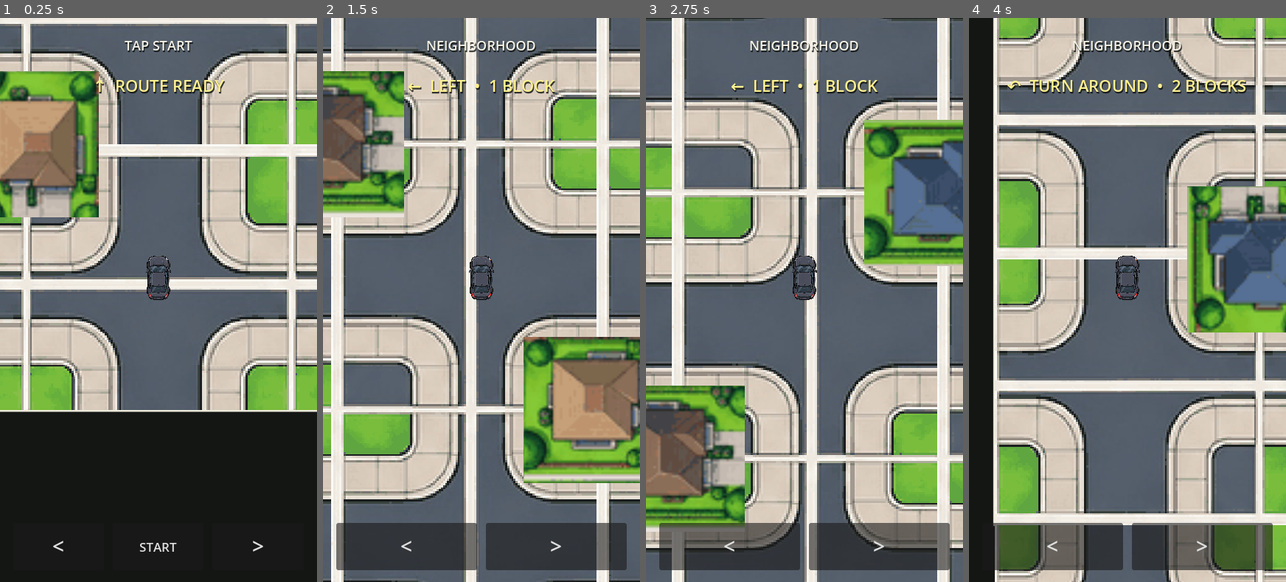
Above: before the commit, frames 1-4 (left to right).
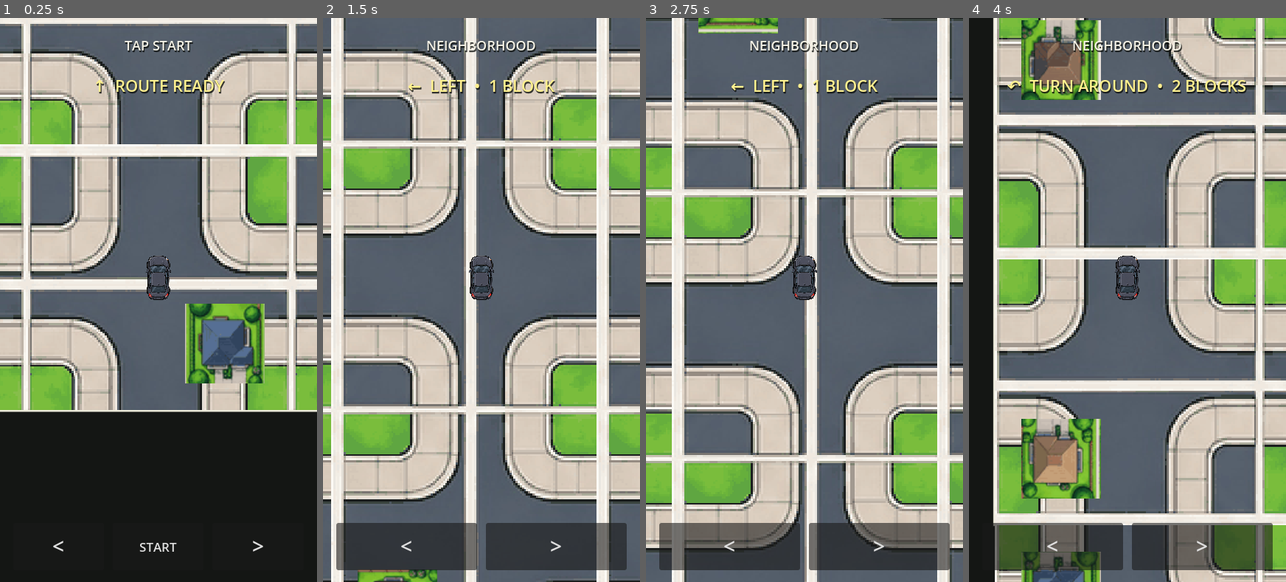
Above: after the commit, the same moments.

Repository: patrickcallahancomedy/comedian
Game: Godot game, scene res://scenes/drive/drive_module.tscn
Two runs of this game, one before a commit and one after it. Both use one fixed random seed, a clock stepped at 60 frames per second and the inputs below.
Inputs (mouse positions are in pixels of both pictures, inside the frame that each line leads up to):
- Up to frame 1 (0.25 s): no input
- Up to frame 2 (1.5 s): click "START" at 0.5 s; tap Enter (ui_accept) at 1.25 s; move the mouse to (551, 271) at 1.27 s; hold Right from 1.28 s (still down); tap Space at 1.35 s; click (551, 271) at 1.42 s
- Up to frame 3 (2.75 s): tap Enter (ui_accept) at 1.52 s; release Right at 2 s; drag from (741, 328) to (788, 412) at 2.02 s
- Up to frame 4 (4 s): move the mouse to (1159, 175) at 2.77 s; hold Right 2.78-3.5 s; tap Space at 2.85 s; drag from (1111, 412) to (1032, 215) at 3.52 s

The runs differ from the first frame. In frame 1, 11% of the frame differs, in the area x 0-84%, y 9-65%; in frame 2, 16%; in frame 3, 16%, in the area x 0-100%, y 0-92%; in frame 4, 15%.

Commit message:
Place neighborhood houses off the road

Diff:
--- a/godot/scripts/drive/drive_neighborhood_decor.gd
+++ b/godot/scripts/drive/drive_neighborhood_decor.gd
@@ -1,21 +1,30 @@
 extends Node2D
 
 ## Decorative neighborhood lots.
-## Uses Sprite2D nodes over the TileMapLayer so the art remains node-based
-## and easy to replace later without touching driving logic.
+## Native Sprite2D nodes sit in the grassy corners between road centers.
+## This layer is visual only and never changes driving logic.
 
 const MAP = preload("res://scripts/drive/drive_grid_map.gd")
 const HOUSE_ATLAS = preload("res://assets/drive/neighborhood/neighborhood_houses.png")
 
 const HOUSE_PIXELS := 64.0
-const HOUSE_WORLD_SIZE := 22.0
+const HOUSE_WORLD_SIZE := 12.0
 
-const HOUSE_POSITIONS := [
-	Vector2(50, 350),
-	Vector2(130, 350),
-	Vector2(90, 390),
-	Vector2(50, 430),
-	Vector2(130, 430),
+# Each entry is: neighborhood cell, corner offset, house atlas index.
+# Offsets keep houses away from the road center where the car travels.
+const HOUSE_LOTS := [
+	[Vector2i(0, 0), Vector2(-10, -10), 0],
+	[Vector2i(1, 0), Vector2(10, -10), 1],
+	[Vector2i(2, 0), Vector2(-10, -10), 2],
+	[Vector2i(3, 0), Vector2(10, -10), 3],
+	[Vector2i(0, 1), Vector2(-10, 10), 2],
+	[Vector2i(3, 1), Vector2(10, 10), 0],
+	[Vector2i(0, 2), Vector2(-10, -10), 1],
+	[Vector2i(3, 2), Vector2(10, -10), 3],
+	[Vector2i(0, 3), Vector2(-10, 10), 3],
+	[Vector2i(1, 3), Vector2(10, 10), 0],
+	[Vector2i(2, 3), Vector2(-10, 10), 1],
+	[Vector2i(3, 3), Vector2(10, 10), 2],
 ]
 
 
@@ -29,18 +38,23 @@
 
 
 func _build_houses() -> void:
-	for index in range(HOUSE_POSITIONS.size()):
+	for index in range(HOUSE_LOTS.size()):
+		var lot = HOUSE_LOTS[index]
+		var cell: Vector2i = lot[0]
+		var corner_offset: Vector2 = lot[1]
+		var atlas_index: int = lot[2]
+
 		var atlas_texture := AtlasTexture.new()
 		atlas_texture.atlas = HOUSE_ATLAS
 		atlas_texture.region = Rect2(
-			Vector2((index % 2) * 64, (int(index / 2) % 2) * 64),
+			Vector2((atlas_index % 2) * 64, int(atlas_index / 2) * 64),
 			Vector2(64, 64)
 		)
 
 		var house := Sprite2D.new()
 		house.name = "House%d" % (index + 1)
 		house.texture = atlas_texture
-		house.position = HOUSE_POSITIONS[index]
+		house.position = MAP.neighborhood_cell_center(cell) + corner_offset
 		house.scale = Vector2.ONE * (HOUSE_WORLD_SIZE / HOUSE_PIXELS)
 		add_child(house)
 
